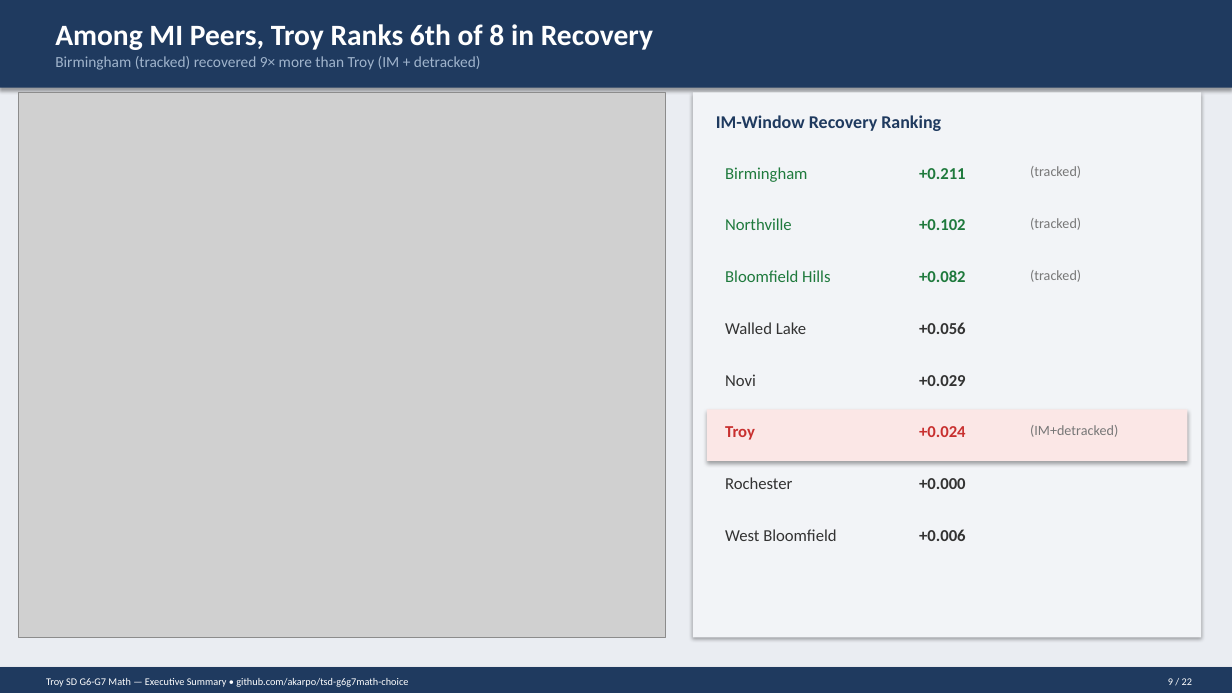
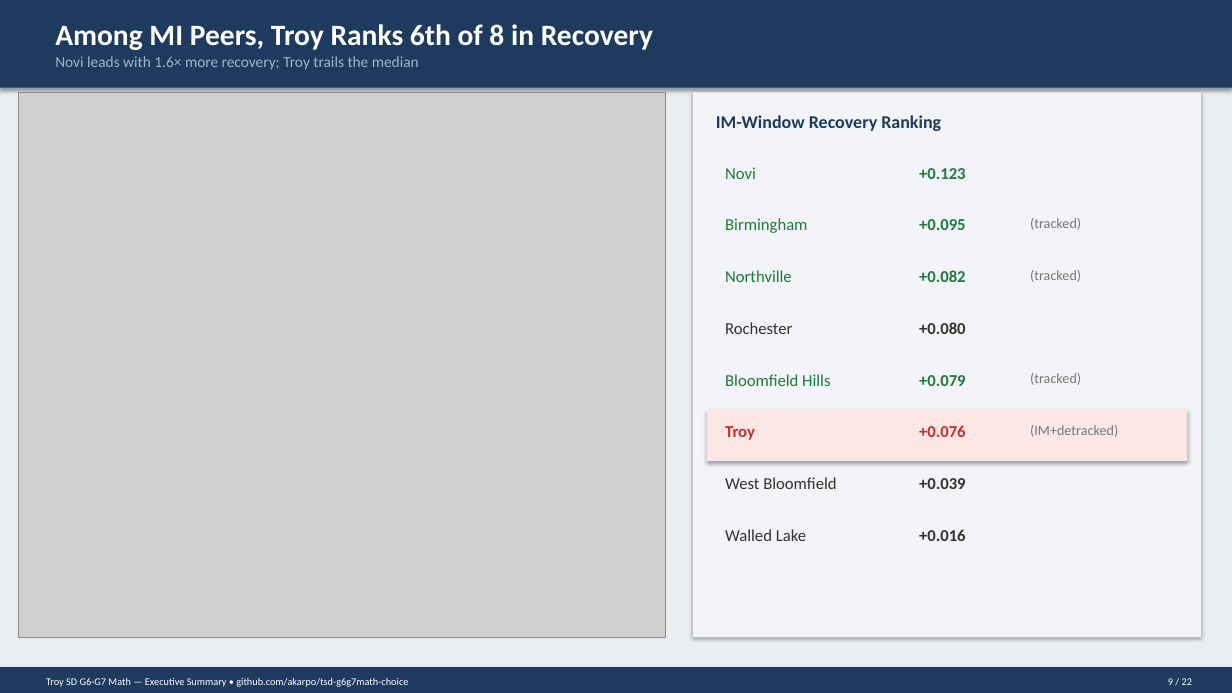
Before and after one commit to akarpo/tsd-g6g7math-choice, a slide deck: slide 9 of deck/Troy_G6G7_Math_Executive_Summary.pptx. Drawn at 1232x693 pixels with LibreOffice and Linux fonts; fonts in the diff are those of the drawing; grey boxes stand for pictures. Boxes give left, top, right and bottom in pixels: in the first picture for what was removed or moved away, otherwise in the second. Text is boxed around its words. In the diff, an @@ line names an element or a change of style, - is before the commit and + after.

```diff
--- a/deck/Troy_G6G7_Math_Executive_Summary.pptx
+++ b/deck/Troy_G6G7_Math_Executive_Summary.pptx
@@ text at [55,56,419,70]: text changed @@
-Birmingham (tracked) recovered 9× more than Troy (IM + detracked)
+Novi leads with 1.6× more recovery; Troy trails the median
@@ text "Novi": place and size @@
-text "Novi" at [725,374,756,386]
+text "Novi" at [725,167,756,179]
@@ text "Novi" at [725,167,756,179]: text colour #333333 to #1F7A3D @@
@@ text at [919,168,965,179]: text changed @@
-+0.211
++0.123
@@ text "Birmingham": place and size @@
-text "Birmingham" at [725,167,807,182]
+text "Birmingham" at [725,218,807,233]
@@ text at [919,219,965,230]: text changed @@
-+0.102
++0.095
@@ text "Northville": place and size @@
-text "Northville" at [725,218,792,230]
+text "Northville" at [725,270,792,282]
@@ text "Rochester": place and size @@
-text "Rochester" at [725,477,792,489]
+text "Rochester" at [725,322,792,334]
@@ text at [919,322,965,334]: text changed @@
-+0.056
++0.080
@@ text "Bloomfield Hills": place and size @@
-text "Bloomfield Hills" at [725,270,830,282]
+text "Bloomfield Hills" at [725,374,830,386]
@@ text at [919,375,965,386]: text changed; text colour #333333 to #1F7A3D @@
-+0.029
++0.079
@@ text "(tracked)": place and size @@
-text "(tracked)" at [1030,166,1081,178]
+text "(tracked)" at [1030,373,1081,385]
@@ text at [919,425,965,437]: text changed @@
-+0.024
++0.076
@@ text "West Bloomfield": place and size @@
-text "West Bloomfield" at [725,529,836,541]
+text "West Bloomfield" at [725,477,836,489]
@@ text at [919,478,965,489]: text changed @@
-+0.000
++0.039
@@ text "Walled Lake": place and size @@
-text "Walled Lake" at [725,322,806,334]
+text "Walled Lake" at [725,529,806,541]
@@ text at [919,529,965,541]: text changed @@
-+0.006
++0.016
```
Also in this commit, not shown: 12 other slides changed, 23 other files.
